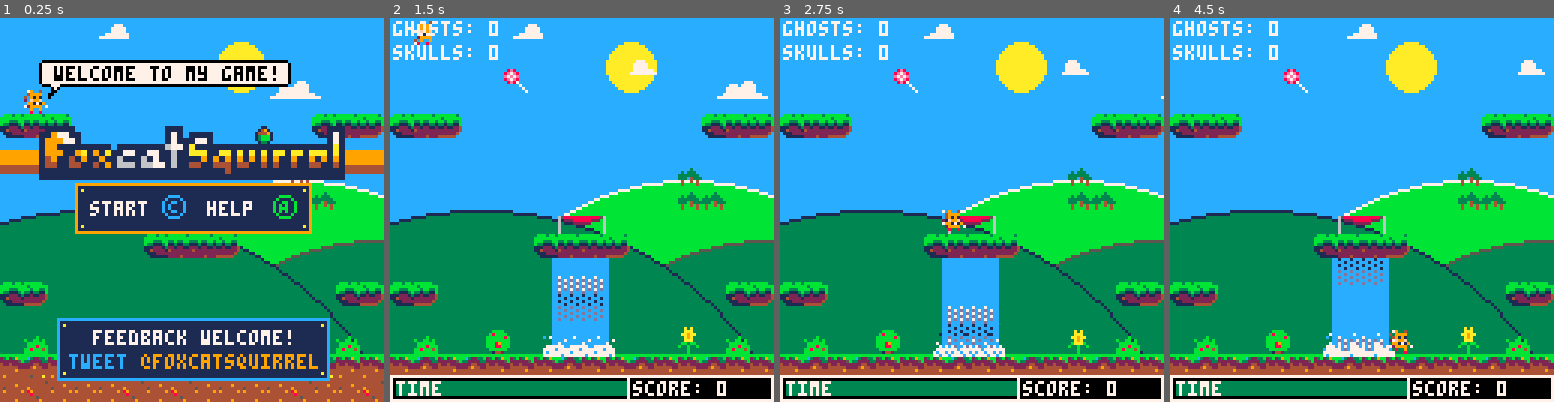
Above: before the commit, frames 1-4 (left to right).
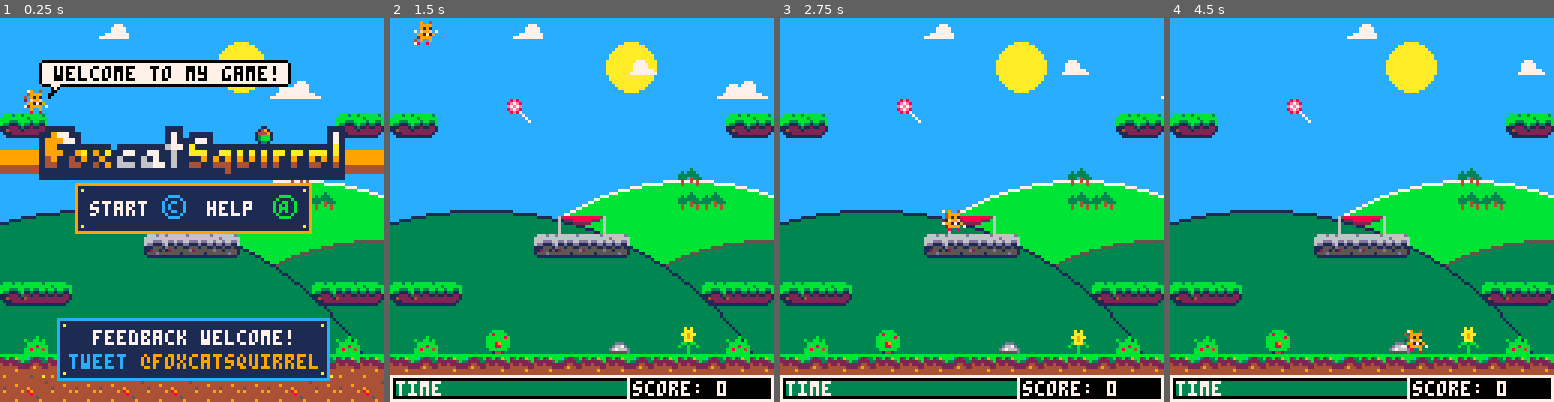
Above: after the commit, the same moments.

Repository: daddynewts/foxcatsquirrel
Game: PICO-8 cartridge foxcatsquirrel.p8
Same seed, same stepped clock (60 frames per second), same inputs: the game is played once before the commit and once after it.
Inputs:
- Up to frame 1 (0.25 s): no input
- Up to frame 2 (1.5 s): tap X (X key) at 0.33, 1.07 s; tap O (Z key) at 0.7 s
- Up to frame 3 (2.75 s): hold Right 1.6-2.1 s; tap O (Z key) at 1.7, 2.1, 2.5 s; tap X (X key) at 1.85 s; hold Right from 2.47 s (still down)
- Up to frame 4 (4.5 s): tap O (Z key) every 0.4 s from 2.9 to 4.1 s; tap X (X key) at 2.97, 4.08 s; release Right at 3.03 s; hold Left 3.08-3.58 s; hold Down 3.63-3.97 s; hold Right from 4.02 s (still down)

The runs differ from the first frame. In frame 1, 3.2% of the frame differs, in the area x 6-100%, y 25-75%; in frame 2, 8.7%; in frame 3, 8.7%; in frame 4, 9.1%, in the area x 0-100%, y 0-89%.

Commit message:
V 0.5
Everything works! It's just not very good.

Diff:
--- a/foxcatsquirrel.p8
+++ b/foxcatsquirrel.p8
@@ -49,18 +49,19 @@
 
  splash={
   sp=92,
-  x1=51,--304,
+  x1=48,--304,
   y1=105,
   x2=304,
   y2=110,
+
  }
 
  waterfall={
-  x1=54,
+  x1=50,
   y1=80,
-  x2=72,
+  x2=77,
   y2=112,
-  lx1=62,
+  lx1=53,
   ly1=81,
   ly2=86,
   ly3=91,
@@ -107,18 +108,13 @@
   cloud2={x=rnd(flr(10))+60,speed=0.4}--{x=-12}
   cloud3={x=rnd(flr(10))+90,speed=0.5}
 
- --enemies={}
-  skull={
-   sp=13,
-   x=10,
-   y=0
-  }
-
- ghost={
-  sp=10,
-  x=0,
-  y=0,
-  orbit=false
+ --enemies={
+ ghosts={
+  ghost={ ghost_sp=10, x=100 }
+ }
+
+ skulls={
+  skull={ skull_sp=13, x=10 }
  }
 
  foods={}
@@ -127,13 +123,14 @@
   y=y,
   h=8,
   w=8,
-  r=16
+  xint=32,
+  yint=32
  }
 
   food_start=26
   food_count=4
 
-  bonuses={}
+ bonuses={}
   bonus_start=14
   bonus_count=1
 
@@ -179,15 +176,14 @@
 -- edit test parameters here
 -- not in the main body!
 -- sfx(-1)
- --music(-1) -- music off
+-- music(-1) -- music off
  timegain=count -- default 12
  timeleft-=timededuction
  timededuction=0.1*(count/6) -- default 0.1*(count/6)
 end
 
 function test_ui()
- print("ghosts: "..#ghost,cam_x+1,1,7)
- print("skulls: "..#skull,cam_x+1,9,7)
+ --print("count: "..count,cam_x+1,1,7)
  --print("approach: "..enemyapproach,cam_x+1,17,7)
  --print("vplatform.y: "..vplatform.y,cam_x+1,9,7)
  --print("hplatform.x: "..hplatform.x,cam_x+1,17,7)
@@ -195,7 +191,7 @@
  --print("ghost x: "..ghost.x,cam_x+1,17,7)
  --print("skull.x: "..skull.x,cam_x+1,25,7)
  -- food hitbox
- -- rect(food.x-20,food.y-20,food.x+24,food.y+24,7)
+ --rect(food.x-20,food.y-20,food.x+24,food.y+24,7)
 end
 -->8
 -- update and game loop
@@ -208,8 +204,8 @@
  timeleft=127
 	del(foods,food)
  del(balloons,balloon)
- del(enemies,skull)
- del(enemies,ghost)
+ del(skulls,skull)
+ del(ghosts,ghost)
   _update = update_mainmenu
   _draw = draw_menu
 end
@@ -238,6 +234,7 @@
   level_gimmicks()
   player_animate()
   collide_food()
+  collision_enemies()
   move_enemies()
   if #bonuses>=1 then
    collide_bonus()
@@ -614,62 +610,20 @@
  spr(30,96,104+flr(sin(leveltime)))
  draw_platforms()
  spr(player.sp,player.x,player.y,1,1,player.flp)
- draw_waterfall()
+ --draw_waterfall()
  draw_splashes()
  draw_food()
  draw_fx()
  draw_bonus()
  draw_ui()
- if #ghost>=1 then
-  draw_ghost()
- elseif #skull>=1 then
-  draw_skull()
- end
+ draw_ghost()
+ draw_skull()
  draw_balloon()
 end
 
 function draw_ui()
 
  test_ui()
-
- -- food coords
- --print(""..#foods,cam_x+1,1,7)
- --print(""..food.x ..food.y,cam_x+1,9,7)
- --print(""..food.x ..food.y,cam_x+food.x-4,food.y-7,7)
-
- -- enemy coordinates on ui
--- if #enemies>=1 then
---  print(""..flr(ghost.x),cam_x+1,16,1)
--- end
-
- --if #enemies==0 then
- -- print("no enemies here!",player.x,player.y-8,7)
- --else
- -- print("enemies: "..#enemies,player.x,player.y-8,7)
- --end
-
---for food in all (foods) do
-
--- if collide_map(food,"left",0)
---  or collide_map(food,"down",0)
---  or collide_map(food,"up",0)
---  or collide_map(food,"right",0)
--- attempt 1 - with /8
--- does not work!
-
---if  fget(mget(flr(food.x/8,food.y/8)),0) == true
--- or fget(mget(flr((food.x/8),(food.y+7)/8)),0) == true
--- or fget(mget(flr((food.x+7)/8,food.y/8)),0) == true
--- or fget(mget(flr((food.x+7)/8,(food.y+7)/8)),0) == true
---then
---  print("it works!", player.x, player.y-8,7)
--- else
---  print("it doesn't work!", player.x, player.y-8,7)
--- end
---end
-
--- print("dx ="..player.dx,1,1,7)
- -- now all 0n the bottom!
 
  -- smaller time background
  rectfill(1+(cam_x),119,79+(cam_x),126,0)
@@ -682,7 +636,6 @@
  end
  if timeleft<=40 then
   for i=10,1,-20 do
- -- timeleft-=0.5
    rectfill(2+(cam_x),121,timeleft+(cam_x),125,9)
   end
  end
@@ -701,9 +654,8 @@
  print("score: "..flr(points),(cam_x+81),121,7)
 
   -- white outline
- --rect((cam_x),0,(127+(cam_x)),(127+(cam_x)),7)
- --rect((cam_x),0,(127+(cam_x)),119,7)
  rect((cam_x),119,(127+(cam_x)),127,7)
+
  if glidetime>=10 then
   print("glide bonus!",player.x-4,player.y-8,7)
  end
@@ -758,17 +710,18 @@
 --   waterfall.lx1=flr(rnd(18)+waterfall.x1)
   end
 -- line(waterfall.lx1,waterfall.ly1,waterfall.lx1,waterfall.ly2,7)
- print("░░",waterfall.x1+2,waterfall.ly1,7)
- print("░░",waterfall.x1+2,waterfall.ly2,1)
- print("░░",waterfall.x1+2,waterfall.ly3,13)
- print("░░",waterfall.x1+2,waterfall.ly1+1,13)
+ print("░░░",waterfall.lx1+0.9*sin(leveltime),waterfall.ly1,7)
+ print("░░░",waterfall.lx1+0.7*cos(leveltime),waterfall.ly2,1)
+ print("░░░",waterfall.lx1+0.6*sin(leveltime),waterfall.ly3,13)
+ print("░░░",waterfall.lx1+0.5*cos(leveltime),waterfall.ly1+7,13)
 end
 
 function draw_splashes()
  -- level 1
- spr(splash.sp,splash.x1,splash.y1)
- spr(splash.sp,splash.x1+8,splash.y1)
- spr(splash.sp,splash.x1+16,splash.y1)
+ --spr(splash.sp,splash.x1,splash.y1)
+ --spr(splash.sp,splash.x1+8,splash.y1)
+ --spr(splash.sp,splash.x1+16,splash.y1)
+ --spr(splash.sp,splash.x1+24,splash.y1)
 
  -- level 3
  rectfill(splash.x2,splash.y2+4,splash.x2+24,splash.y2+24,1)
@@ -852,33 +805,22 @@
     for i=1,1 do
      food={
       sprite=flr(rnd(food_count)+food_start),
-      x=flr(rnd(80)+15),
-      y=flr(rnd(80)+10),
+      x=flr(rnd(80)+16),
+      y=flr(rnd(80)+20),
     }
     add(foods,food)
     end
  end
 
- if level==1 then
+ if level>=1 then
   for i=1,1 do
    food={
     sprite=flr(rnd(food_count)+food_start),
-    x=level*128+flr(rnd(90)+15),
+    x=level*128+flr(rnd(90)+16),
     y=flr(rnd(80)+15),
    }
   add(foods,food)
  end
- end
-
-  if level>=2 then
-  for i=1,1 do
-   food={
-    sprite=flr(rnd(food_count)+food_start),
-    x=level*128+flr(rnd(90)+15),
-    y=flr(rnd(80)+15),
-   }
-  add(foods,food)
-  end
  end
 end
 
@@ -900,9 +842,9 @@
    then
     add_foodpoints()
     explode(food.x,food.y,explode_size,explode_colours,explode_amount)
-    --if #enemies>=1 then
-   --  orbit=false
-   -- end
+--   if #ghost>=1 then
+--     orbit=false
+--    end
    end
   end
 end
@@ -948,8 +890,6 @@
       del(bonuses,bonus)
       del(ghosts,ghost)
       del(skulls,skull)
- --     del(enemies,skull)
- --     del(enemies,enemy)
       sfx(bonus_sfx)
       init_levelover()
   end
@@ -1034,8 +974,8 @@
  -- castle outside
  if level==2 then
 
-  sky.colour=1 -- dark blue
-  --pal(6,5) -- pale -> dark grey
+  sky.colour=0 -- dark blue
+  pal(6,5) -- pale -> dark grey
   pal(9,4) -- orange -> brown
   pal(8,2) -- red -> maroon
   pal(7,13) -- white -> blue-grey
@@ -1282,14 +1223,13 @@
   music(-1)
   del(balloons,balloon)
   del(foods,food)
-  --del(enemies,ghost)
-  --del(enemies,skull)
-  del(ghost,ghost)
-  del(skull,skull)
+  del(ghosts,ghost)
+  del(skulls,skull)
   count=0
   level+=1
   timeleft=127--timeleft+(timegain*2)
-  player.x=(level*128)+56
+  player.x=(level*128)+8
+  player.y=16
   player.dx=0
   player.dy=0
   _update = update_menu
@@ -1301,10 +1241,9 @@
 end
 
 function draw_levelover()
---	cls()
  pal()
+
  -- full-width stripe
-
  rect(cam_x,33,cam_x+128,63,7)
  rect(cam_x,32,cam_x+128,64,7)
  rectfill(cam_x,34,cam_x+127,62,sky.colour)
@@ -1342,32 +1281,28 @@
 end
 
 function draw_youwin()
- sspr(0,80,60,8,cam_x+25,36,128,16)
-
- rectfill(cam_x+33,53,cam_x+93,59,0)
--- print("your score:".. points,33,54,0)
- print("your score:"..flr(points),cam_x+34,54,7)
-
- rectfill(cam_x+23,108,cam_x+98,121,1)
- rect(cam_x+23,108,cam_x+98,121,12)
-
- print("press   to restart",cam_x+26,112,7)
- spr(145,cam_x+48,111)
-end
-
-function draw_youwin()
- cls()
  pal()
- rectfill(0,0,127,127,1)
- spr(2,61,70)
- print("you win the game!",32,36,7)
- print("score: "..points,32,44,7)
- print("press ❎ to start again",22,52,7)
+
+ -- full-width stripe
+
+ rect(cam_x,33,cam_x+128,63,7)
+ rect(cam_x,32,cam_x+128,64,7)
+ rectfill(cam_x,34,cam_x+127,62,4)
+
+ -- double-size "you win"
+  sspr(0,88,60,8,cam_x+32,36,120,16)
+
+ print("you win the game!",cam_x+32,56,7)
+ print("score: "..points,cam_x+44,68,7)
+
+ -- "press to restart" box
+ rectfill(cam_x+20,108,cam_x+100,121,1)
+ rect(cam_x+20,108,cam_x+100,121,12)
+ print("press ❎ to restart",cam_x+23,112,7)
+
 end
 -->8
 -- enemies
--- skulls work! (when alone)
--- ghosts work! (when alone)
 
 function make_enemies()
 
@@ -1395,11 +1330,10 @@
  move_ghost()
 end
 
-
 function make_skull()
 
- for i=1,level+1 do
-   skull={
+ for i=1,1 do
+  skull={
     x=cam_x-player.x,
     y=flr(64)-player.y,
    }
@@ -1409,8 +1343,9 @@
 end
 
 function make_ghost()
+
  for i=1,1 do
-   ghost={
+  ghost={
    x=cam_x-player.x,
    y=flr(64)-player.y,
    }
@@ -1422,16 +1357,16 @@
 
 function move_skull()
 
- --for skull in all(enemies) do
+ for skull in all(skulls) do
 -- easy
-  skull.x-=((skull.x/100)-(player.x/100))*(player.dx/count+(flr(level+1)))
-  skull.y-=((skull.y/100)-(player.y/100))*(player.dy/count+(flr(level+1)))
- --end
+  skull.x-=((skull.x/100)-(player.x/100))*(player.dx/count+1)
+  skull.y-=((skull.y/100)-(player.y/100))*(player.dy/count+1)
+ end
 end
 
 function move_ghost()
- enemyapproach=atan2(food.x+4,ghost.y)
- enemyangle+=(3.141592654/enemyapproach)/180
+-- enemyapproach=atan2(food.x+4,ghosts.ghost.y)
+-- enemyangle+=(3.141592654/enemyapproach)/180
 
  --atan2 gives angle of
  --two points
@@ -1442,62 +1377,75 @@
   --end
 
   -- circular movement
-  if ghost.x > food.x-20
-  and ghost.x < food.x+24
-  and ghost.y > food.y-20
-  and ghost.y < food.y+24
-   then ghost.orbit=true
-   else ghost.orbit=false
+  for ghost in all (ghosts) do
+   if ghost.x > food.x-20
+   and ghost.x < food.x+24
+   and ghost.y > food.y-20
+   and ghost.y < food.y+24
+    then ghost.orbit=true
+    else ghost.orbit=false
+   end
   end
 
   -- circular movement!
-  if ghost.orbit==false then
-   ghost.x=player.x-10
-   ghost.y=player.y-10
- --  ghost.x-=(ghost.x/100)-(food.x/100)
- --  ghost.y-=(ghost.y/100)-(food.y/100)
-  elseif ghost.orbit==true then
-   ghost.x=food.x-10*cos(angle)
-   ghost.y=food.y-20*sin(angle)
- end
+  for ghost in all (ghosts) do
+   if ghost.orbit==false then
+    ghost.x-=(ghost.x/100)-(food.x/100)
+    ghost.y-=(ghost.y/100)-(food.y/100)
+   elseif ghost.orbit==true then
+--    ghost.x=food.x-(10*cos(enemyangle))
+--    ghost.y=food.y-(10*sin(enemyangle))
+    ghost.x=food.x-(15*cos(leveltime))
+    ghost.y=food.y-(15*sin(leveltime))
+   end
+  end
 end
 
 function collision_enemies()
 
--- for skull in all(skulls) do
+ for skull in all(skulls) do
 
   if  skull.y > player.y-4
   and skull.y < player.y+4
   and skull.x > player.x-4
   and skull.x < player.x+4 then
-      sfx(1)
       init_gameover()
-  --end
+  end
+ end
+
+ for ghost in all(ghosts) do
+
+  if  ghost.y > player.y-4
+  and ghost.y < player.y+4
+  and ghost.x > player.x-4
+  and ghost.x < player.x+4 then
+      init_gameover()
+ end
  end
 end
 
 function draw_skull()
 
- --for skull in all(enemies) do
+ for skull in all(skulls) do
   spr(skull_sp,skull.x,skull.y)
 
   if player.x>=skull.x then
    skull_sp=13
   else skull_sp=12
- --end
+ end
 end
 end
 
 function draw_ghost()
 
- --for ghost in all(enemies) do
+ for ghost in all(ghosts) do
   spr(ghost_sp,ghost.x,ghost.y)
 
   if player.x>=ghost.x then
    ghost_sp=10
   else ghost_sp=11
   end
- --end
+ end
 end
 -->8
 -- crumbs
@@ -1782,24 +1730,32 @@
 
 
 
+…(8 lines of a section not shown)…
 __gff__
-00000000000000000000000023230381030303030303030300030000000000000101000001010007070000000023030302000101001101010b0000000000111103030303030101010000000023230000010100002323008023000000000000000303000001000000000000000000000000000302010100000000000000000000
+00000000000000000000000023230381030303030303000000030000000000000101000001010007070000000023030302000101001101010b0000000000111103030303030101010000000000000000010100002323008023000000000000000303000001000000000000000303030000000302010100000000000000000000
 0000000000000000000000000000000000000000000000000000000000000000000000000000000000000000000000000000000000000000000000000000000000000000000000000000000000000000000000000000000000000000000000000000000000000000000000000000000000000000000000000000000000000000
 __map__
-0000000000000000000000000000000000000000260000000000000000000000000000000000000000000000000040414300530000530000000053000053004100000000000000000000000000000000410000000000000000000000000000210000000000000000000000000000000000000000000000000000000000000000
-00000000000000000000000000000000000000002600000000000000003a0000000000000000000000000000000040414300535200530000000053005253004100000000000000000000000000000000410000000000000000000000000000410000000000000000000000000000000000000000000000000000000000000000
-0000000000000000000000000000000000000024362500000000000000000000000000000000000000000000000040414300530000530000000053000053004100000000000000000000000000000000410000000000000000000000000000410000000000000000000000000000000000000000000000000000000000000000
-0000000000000000000000000000000025000000000000000000000000000000000000000000000000000000005640414300530000530052000053000053004132320000000000323200000000003232410000000000000000000000000020230000000000000000000000000000000000000000000000000000000000000000
-4546470000000000000000000045464700000000000000000000000000000000000000000000000000000000560040414351500000530000000053000051504100000000000000000000000000000000410000000000000000000000000000410000000000000000000000000000000000000000000000000000000000000000
-0000000000000000000000000000000000000000000000000000003a00000024000000000000000000000056000040414300000000530000000053000000004100000000000000000000000000000000410000000000000000000000000000410000000000000000000000000000000000000000000000000000000000000000
-0000000000000000000000006500000000000000243625000000000000000000000000000000000000000051515140414300520000530000000053000000004100000032320000000000000032320000410000000000000000000000000000410000000000000000000000000000000000000000000000000000000000000000
+0000000000000000000000000000000000000026000000000000000000002600000000000000000000000000000040414300530000530000000053000053004100000000000000000000000000000000410000000000000000000000000000210000000000000000000000000000000000000000000000000000000000000000
+00000000000000000000000000000000000000000000000000000000003a2600000000000000000000000000000040414300535200530000000053005253004100000000000000000000000000000000410000000000000000000000000000410000000000000000000000000000000000000000000000000000000000000000
+0000000000000000000000000000000000000000000000000000000000000000000000000000000000000000000040414300530000530000000053000053004100000000000000000000000000000000410000000000000000000000000000410000000000000000000000000000000000000000000000000000000000000000
+0000000000000000000000000000000000000000000000000000000000000000000000000000000000000000005640414300530000530052000053000053004132320000000000323200000000003232410000000000000000000000000020230000000000000000000000000000000000000000000000000000000000000000
+4547000000000000000000000000454700000000000000000000000000000000000000000000000000000000560040414351500000530000000053000051504100000000000000000000000000000000410000000000000000000000000000410000000000000000000000000000000000000000000000000000000000000000
+0000000000000000000000000000000000000000000024362500003a00000024000000000000000000000056000040414300000000530000000053000000004100000000000000000000000000000000410000000000000000000000000000410000000000000000000000000000000000000000000000000000000000000000
+0000000000000000000000006500000000000000000000000000000000000000000000000000000000000051515140414300520000530000000053000000004100000032320000000000000032320000410000000000000000000000000000410000000000000000000000000000000000000000000000000000000000000000
 00000000000000000000000065650000000000000000000000000000000000000000000000000000000000000000404143000000005300000000530000000041000000000000000000000000000000004100000000000000000000000000004100000000000000000000000000000000002b0000000000002b00000000002b00
-000000000000003e3f000000000000003625000000000000000029000000002400000000000000000000000000004041430000000053003e3f0053000000004100000000000000000000000000000000410000000000000000000000000000410000000000000000000000000000000000000000000000000000000000000000
-0000000000004546464700000000000000260000000000000000242500000000000000000000000000000000000040414300000000505050505050000000004100000000003500000000350000000000410000000050000000005000000000410000000000000000000000000000000000000000000000000000000000000000
-00000000000000000000000000000000000000000000000000000000000000000035000000000000000000000000404143000000000000000000000000520041000000000021200000202100000000004100000000212020202021000000004100000000000000000000000000000000000000002b0000000000002b00000000
-4547000000000000000000000000454700000000000024363625000000000024747400000000000000000000000040414300000052000000000000000000004100000000003100000000310000000000410000000031000000003100000000410000000000000000000000000000000000000000000000000000000000000000
+000000000000003e3f000000000000000000000000000000000029000000002400000000000000000000000000004041430000000053003e3f0053000000004100000000000000000000000000000000410000000000000000000000000000410000000000000000000000000000000000000000000000000000000000000000
+0000000000006c6d6d6e00000000000024250000000000000000242500000000000000000000000000000000000040414300000000505050505050000000004100000000003500000000350000000000410000000050000000005000000000410000000000000000000000000000000000000000000000000000000000000000
+00000000000000000000000000000000002600000000000000000000000000000035000000000000000000000000404143000000000000000000000000520041000000000021200000202100000000004100000000212020202021000000004100000000000000000000000000000000000000002b0000000000002b00000000
+4546470000000000000000000045464700000000000024363625000000000024747400000000000000000000000040414300000052000000000000000000004100000000003100000000310000000000410000000031000000003100000000410000000000000000000000000000000000000000000000000000000000000000
 0000000000000000000000000000000000000000000000260000000000000000310000000063000000630000000040414300000000670052000067000000004100000000003100000000310000000000410000000031000000003100000000410000000000000000000000000000000000000000000000000000000000000000
-003c000064000000000000001f003c000029003b000000003c00003b00543c003100002900620000006200540000404143000f005477000000007754000f004100000000003100000000310000000000410000000031000000003100000000410000000000000000000000000000000000000000000000000000000000000000
+003c000064000000002a00001f003c000029003b000000003c00003b00543c003100002900620000006200540000404143000f005477000000007754000f0041000000000031003e3f00310000000000410000000031000000003100000000410000000000000000000000000000000000000000000000000000000000000000
 1012101210101012101012101012101010121012121010121012121210121012606060606060000000606060606060604141424242424242424242424242423333333333333333333333333333333333410000500031000000003100500000416161616161616161616161616161616127272727272727272727272727272727
 1113111111131113111111111311111313131313131313131313131313131313000000000000000000000000000000000000000000000000000000000000000000000000000000000000000000000000003333333333333333333333333333330000000000000000000000000000000000000000000000000000000000000000
 
Not shown, changed: 56 lines of the sprite sheet (__gfx__) section of foxcatsquirrel.p8
Not shown, changed: the thumbnail (__label__) section of foxcatsquirrel.p8
